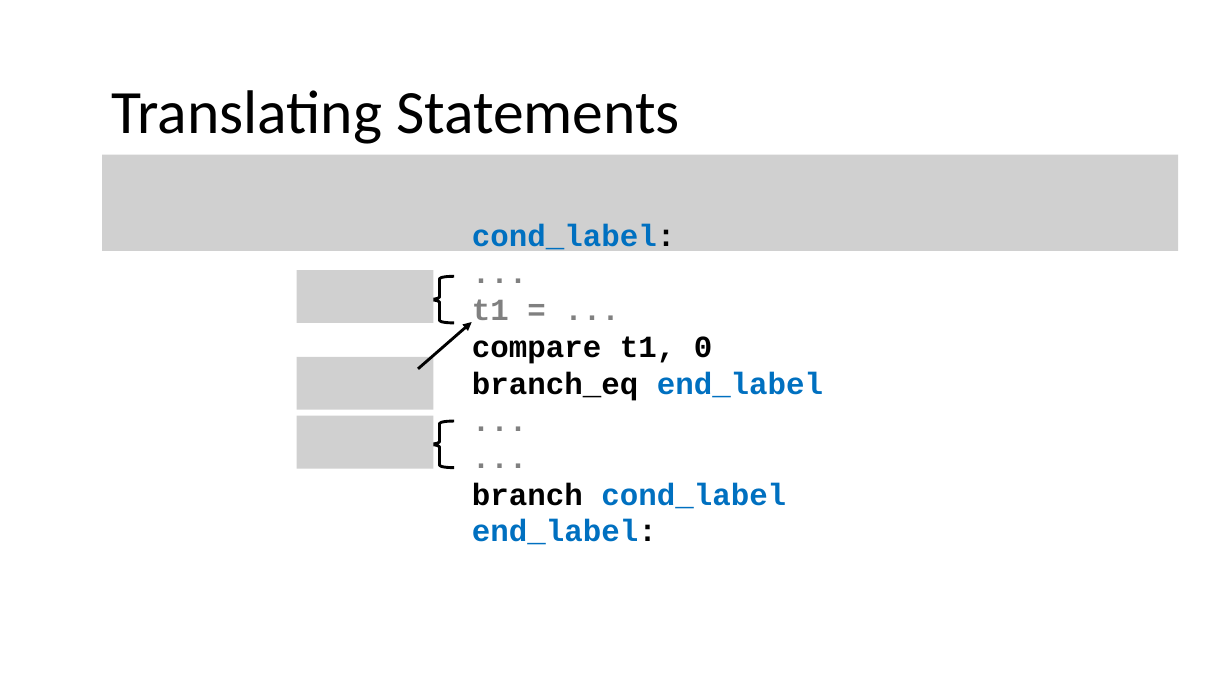
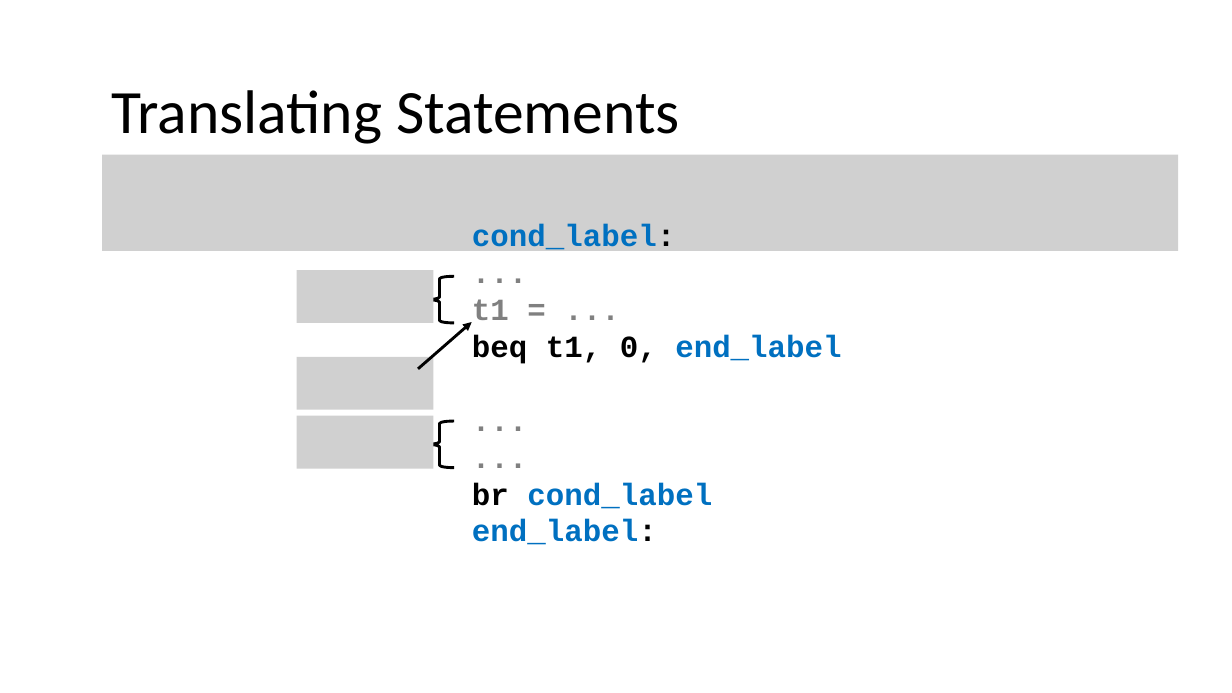
Before and after one commit to nivshani/compilation, a slide deck: slide 40 of slides/IR.pptx (slide 28 before the commit). Drawn at 1232x693 pixels with LibreOffice and Linux fonts; fonts in the diff are those of the drawing; grey boxes stand for pictures. Boxes give left, top, right and bottom in pixels: in the first picture for what was removed or moved away, otherwise in the second. Text is boxed around its words. In the diff, an @@ line names an element or a change of style, - is before the commit and + after.

```diff
--- a/slides/IR.pptx
+++ b/slides/IR.pptx
@@ text at (x1=472, y1=335, x2=841, y2=364): text changed; text colour #000000 to #0070C0 @@
-compare t1, 0
-branch_eq end_label
+beq t1, 0, end_label
@@ text at (x1=472, y1=482, x2=712, y2=509): text changed @@
-branch cond_label
+br cond_label
```
Also in this commit, not shown: 33 other slides changed, 16 slides added, 2 slides removed, 1 other file.
